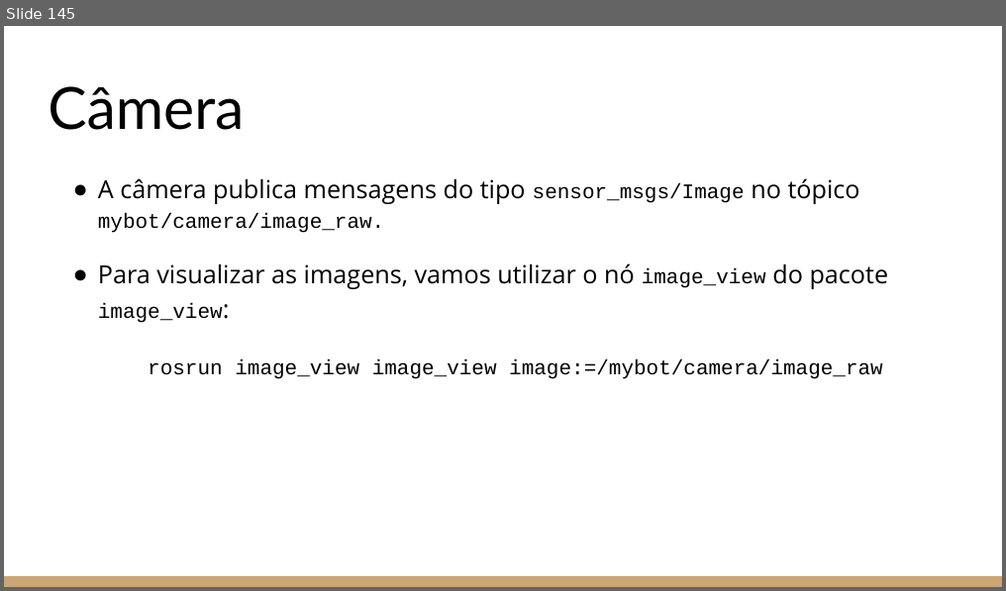
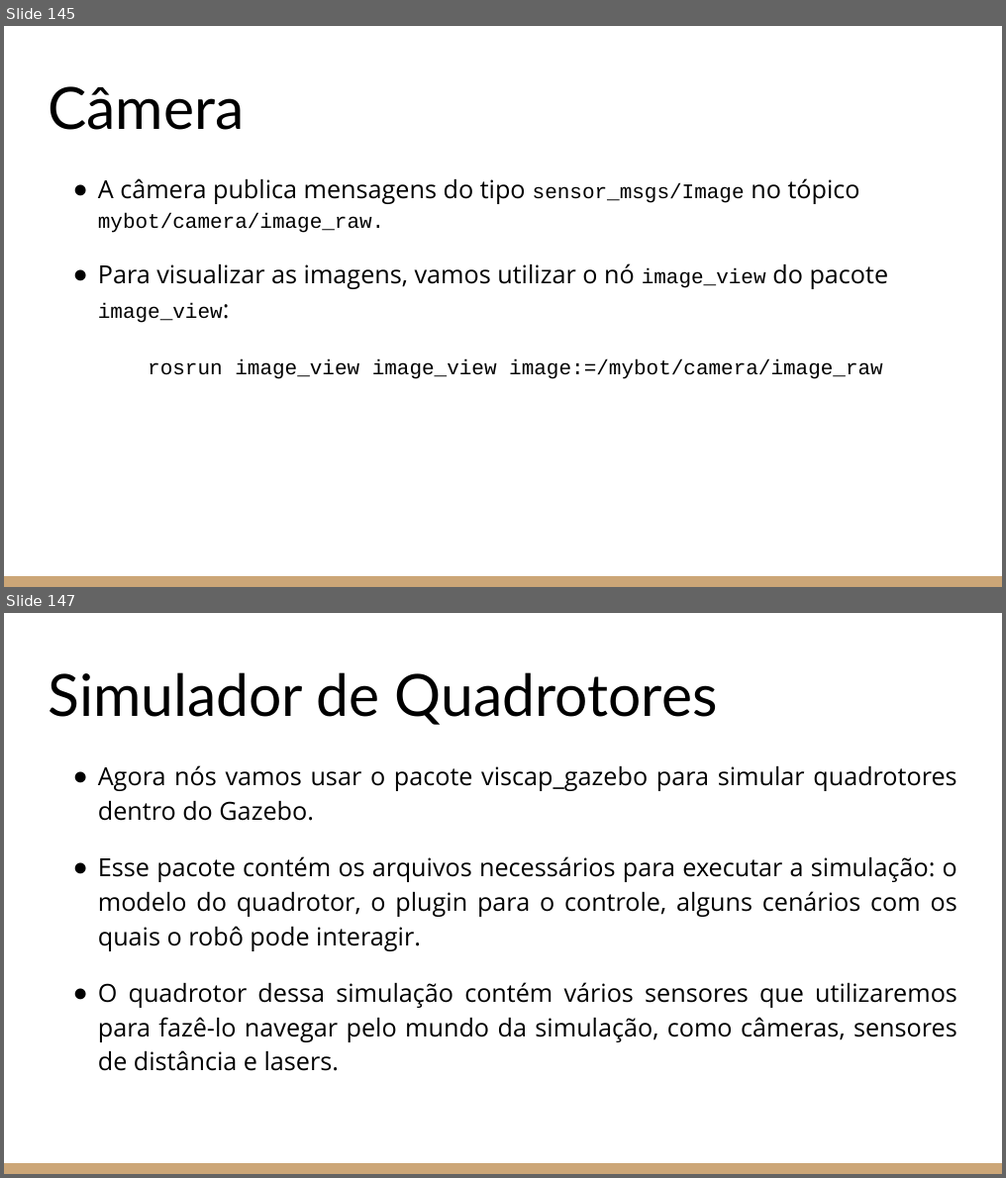
Before and after one commit to Leledj/ros_e_gazebo, a slide deck: Introdução ao ROS e ao Gazebo.pptx. Shown one above the other, each under a label of ours: slide 145 before the commit, slides 145 and 147 after it; the slides between them are not shown. The pictures are 1006x591 and 1006x1178 pixels, drawn with LibreOffice and Linux fonts; fonts in the diff are those of the drawing. Boxes give left, top, right and bottom in pixels: in the first picture for what was removed or moved away, otherwise in the second. Text is boxed around its words. In the diff, an @@ line names an element or a change of style, - is before the commit and + after.

```diff
--- a/Introdução ao ROS e ao Gazebo.pptx
+++ b/Introdução ao ROS e ao Gazebo.pptx
@@ slide 147 added at (x1=4, y1=613, x2=1002, y2=1174), background #FFFFFF; not listed: 1 template element that a slide beside it also shows @@
@@ title added at (x1=48, y1=672, x2=718, y2=725), 42 pt, text #000000 @@
+Simulador de Quadrotores
@@ text added at (x1=98, y1=765, x2=957, y2=1071), 18 pt, text #000000 @@
+● Agora nós vamos usar o pacote viscap_gazebo para simular quadrotores dentro do Gazebo.
+● Esse pacote contém os arquivos necessários para executar a simulação: o modelo do quadrotor, o plugin para o controle, alguns cenários com os quais o robô pode interagir.
+● O quadrotor dessa simulação contém vários sensores que utilizaremos para fazê-lo navegar pelo mundo da simulação, como câmeras, sensores de distância e lasers.
```
Also in this commit, not shown: 48 other slides added, 2 other files.
